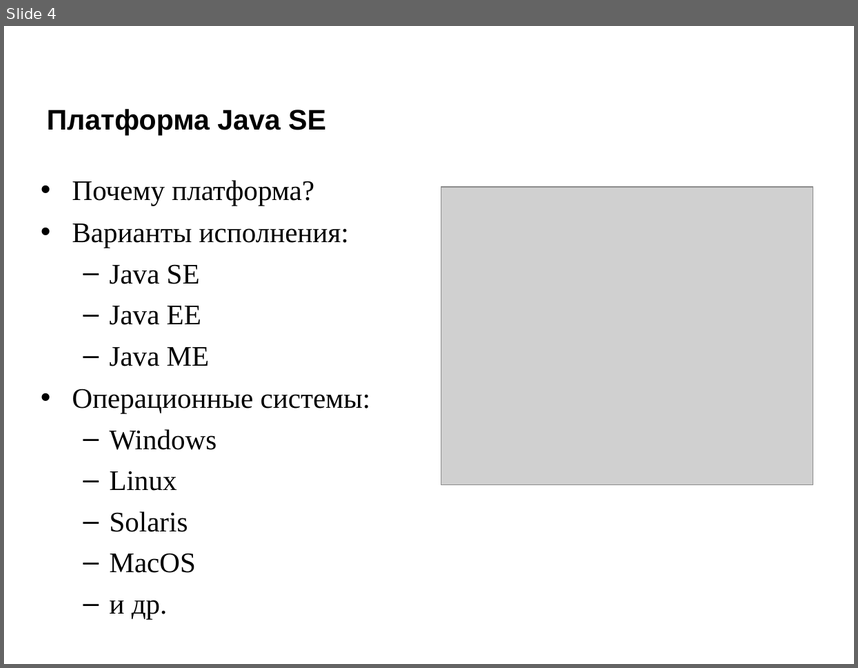
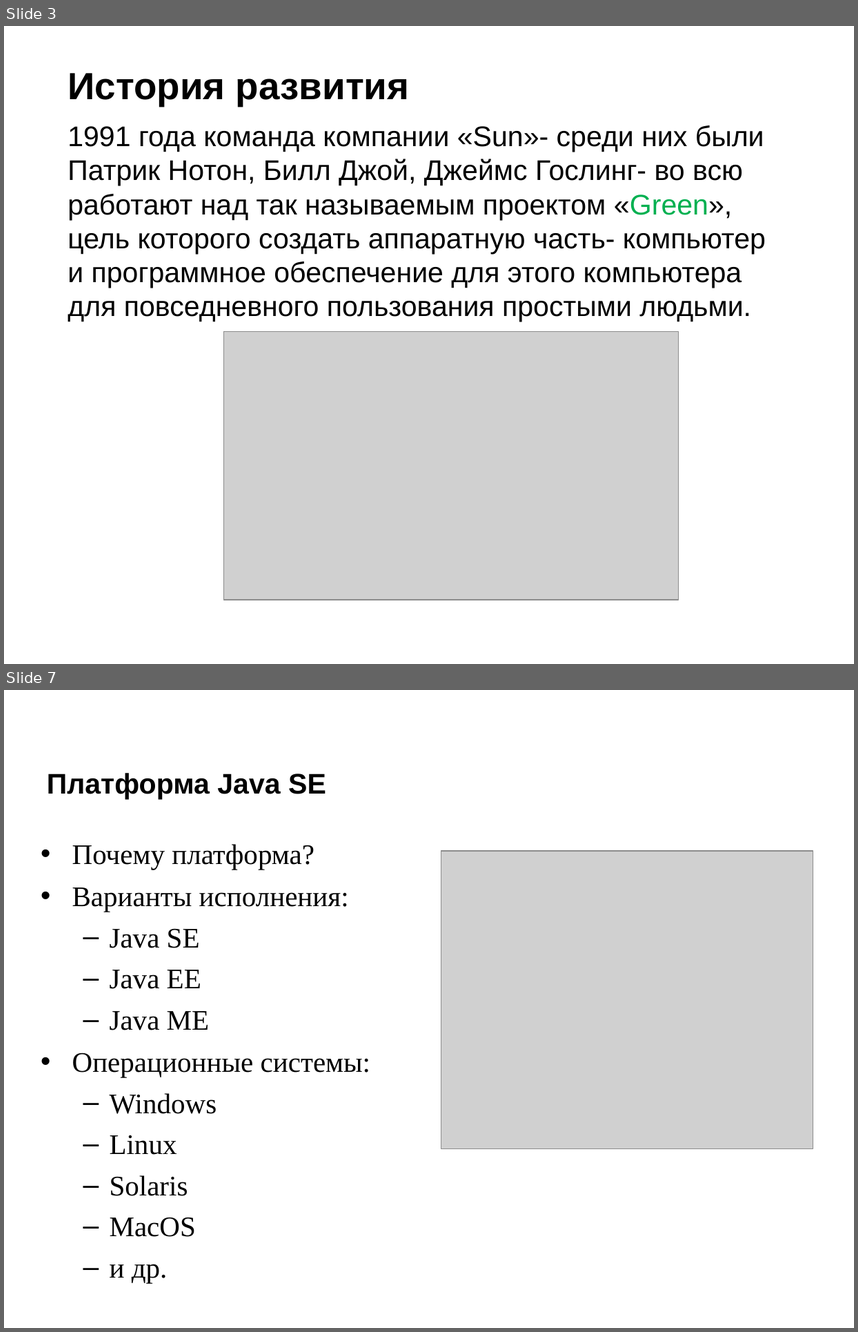
Before and after one commit to maxchv/JavaLessons, a slide deck: Lesson01/Or_JavaSE_intro.ppt [Режим совместимости] [восстановлен].ppt. Shown one above the other, each under a label of ours: slide 4 before the commit, slides 3 and 7 after it; the slides between them are not shown. The pictures are 858x668 and 858x1332 pixels, drawn with LibreOffice and Linux fonts; fonts in the diff are those of the drawing; grey boxes stand for pictures; background and template pictures are left out. Boxes give left, top, right and bottom in pixels: in the first picture for what was removed or moved away, otherwise in the second. Text is boxed around its words. In the diff, an @@ line names an element or a change of style, - is before the commit and + after.

```diff
--- a/Lesson01/Or_JavaSE_intro.ppt [Режим совместимости] [восстановлен].ppt
+++ b/Lesson01/Or_JavaSE_intro.ppt [Режим совместимости] [восстановлен].ppt
@@ slide 3 added at (4, 26, 854, 664), background #FFFFFF @@
@@ title added at (67, 73, 410, 105), 32 pt, text #000000, bold @@
+История развития
@@ text added at (67, 125, 766, 322), 24 pt, text #000000 @@
+1991 года команда компании «Sun»- среди них были Патрик Нотон, Билл Джой, Джеймс Гослинг- во всю работают над так называемым проектом «Green», цель которого создать аппаратную часть- компьютер и программное обеспечение для этого компьютера для повседневного пользования простыми людьми.
@@ picture added at (223, 331, 678, 599) @@
@@ what was slide 4 is now slide 7 @@
```
Also in this commit, not shown: 5 slides changed, 4 other slides added, 7 slides removed, 4 other files.
